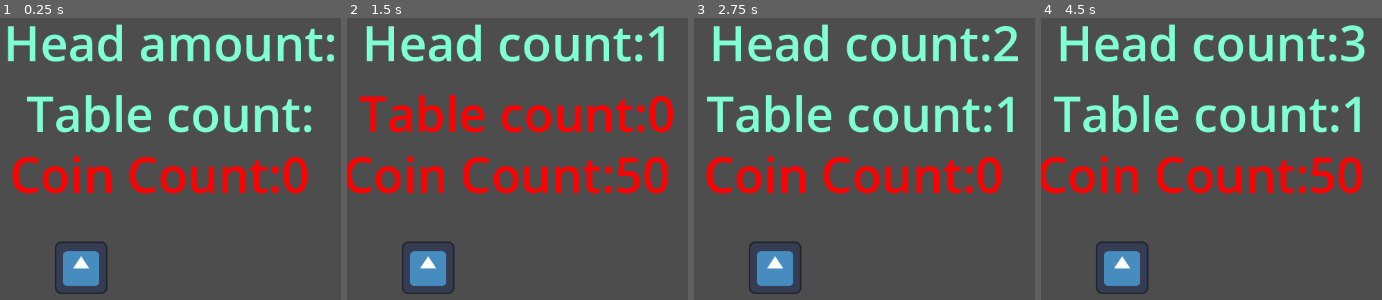
Above: before the commit, frames 1-4 (left to right).
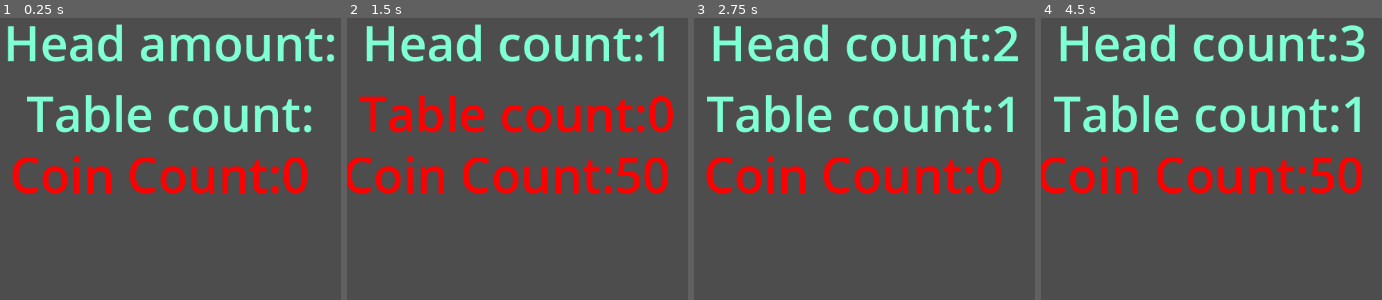
Above: after the commit, the same moments.

Repository: barrettab456/Event-Simulation
Game: Godot game, scene res://main.tscn
Same seed, same stepped clock (60 frames per second), same inputs: the game is played once before the commit and once after it. The engine's default icon, where the game draws it, is replaced by a stand-in: a white triangle on a blue panel in a dark square.
Inputs (mouse positions are in pixels of both pictures, inside the frame that each line leads up to):
- Up to frame 1 (0.25 s): no input
- Up to frame 2 (1.5 s): tap Enter (add_table) at 0.5, 0.8 s; move the mouse to (outside the picture) at 0.52 s; hold Space (add_person) 0.53-1.25 s; click (outside the picture) at 0.67 s; drag from (585, 249) to (outside the picture) at 1.27 s
- Up to frame 3 (2.75 s): tap Enter (add_table) at 2, 2.3 s; move the mouse to (outside the picture) at 2.02 s; hold Space (add_person) from 2.03 s (still down); click (outside the picture) at 2.17 s
- Up to frame 4 (4.5 s): release Space (add_person) at 2.75 s; drag from (outside the picture) to (1201, 159) at 2.77 s; tap Enter (add_table) at 3.5, 3.8 s; move the mouse to (outside the picture) at 3.52 s; hold Shift 3.53-4.25 s; click (outside the picture) at 3.67 s; tap Space (add_person) at 4.25 s; drag from (1201, 159) to (1320, 113) at 4.27 s

The runs differ from the first frame. In frame 1, 1.7% of the frame differs, in the area x 16-32%, y 79-98%; in frame 2, 1.7%; in frame 3, 1.7%; in frame 4, 1.7%.

Commit message:
guest scene

Diff:
--- /dev/null
+++ b/guest.tscn
@@ -0,0 +1,6 @@
+[gd_scene load_steps=2 format=3 uid="uid://bcdh18lcrrl1s"]
+
+[ext_resource type="Script" uid="uid://ggba6tammjjl" path="res://guest.gd" id="1_phlap"]
+
+[node name="guest" type="Node2D"]
+script = ExtResource("1_phlap")
--- a/main.gd
+++ b/main.gd
@@ -6,6 +6,7 @@
 var guests = 0
 var tables = 0
 var enough_funds = false
+var guest_list = []
 # Called when the node enters the scene tree for the first time.
 func _ready() -> void:
 	$coin_count.text = "Coin Count:" + str(coins)
@@ -24,9 +25,13 @@
 		new_table()
 
 func new_guest():
+	var guest = preload("res://guest.tscn").instantiate()
+	add_child(guest)
+	guest_list.append(guest)
+
 	guests += 1
-	#guest_list.add($guest.new)
-	coins += $guest.ticket_price
+	coins += guest.ticket_price
+
 	sufficient_funds()
 	update_hud()
 
@@ -34,7 +39,6 @@
 	if enough_funds == true:
 		tables += 1
 		coins -= 100
-	#tables_with_seats.add(table())
 	sufficient_funds()
 	update_hud()
 
--- a/main.tscn
+++ b/main.tscn
@@ -1,8 +1,6 @@
-[gd_scene load_steps=5 format=3 uid="uid://bueaoq2xny5pj"]
+[gd_scene load_steps=3 format=3 uid="uid://bueaoq2xny5pj"]
 
 [ext_resource type="Script" uid="uid://dtsnjoyjmny53" path="res://main.gd" id="1_ig7tw"]
-[ext_resource type="Script" uid="uid://ggba6tammjjl" path="res://guest.gd" id="2_0xm2m"]
-[ext_resource type="Texture2D" uid="uid://ctincokuqnkx1" path="res://icon.svg" id="3_1bvp3"]
 [ext_resource type="Script" uid="uid://ol5uqrrqnsqb" path="res://table.gd" id="3_h2yge"]
 
 [node name="Main" type="Node"]
@@ -35,13 +33,5 @@
 text = "Table Count: #"
 horizontal_alignment = 1
 
-[node name="guest" type="Node" parent="."]
-script = ExtResource("2_0xm2m")
-
-[node name="Sprite2D" type="Sprite2D" parent="guest"]
-position = Vector2(117, 385)
-scale = Vector2(0.59375, 0.59375)
-texture = ExtResource("3_1bvp3")
-
 [node name="table" type="Node" parent="."]
 script = ExtResource("3_h2yge")
